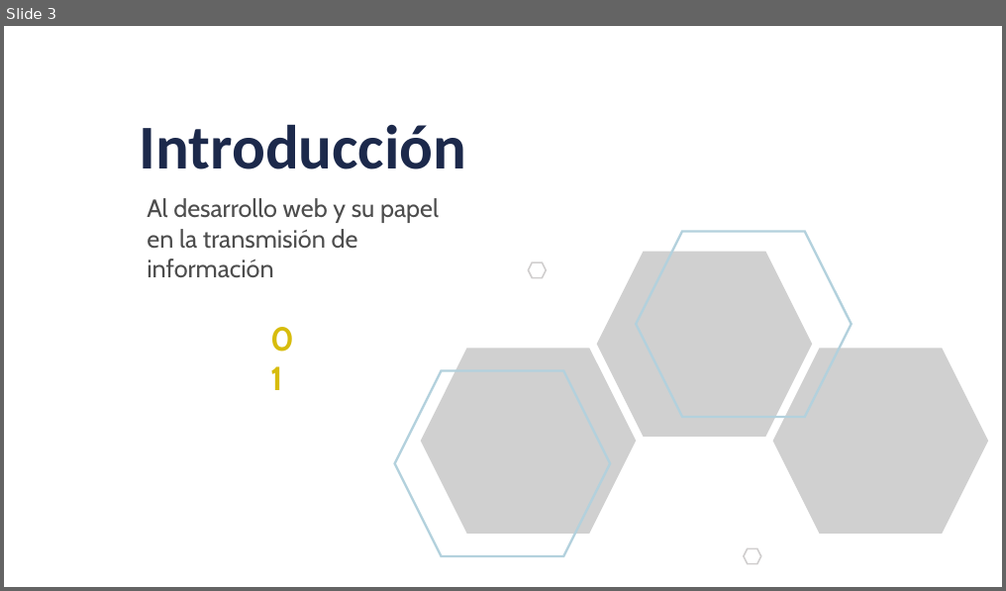
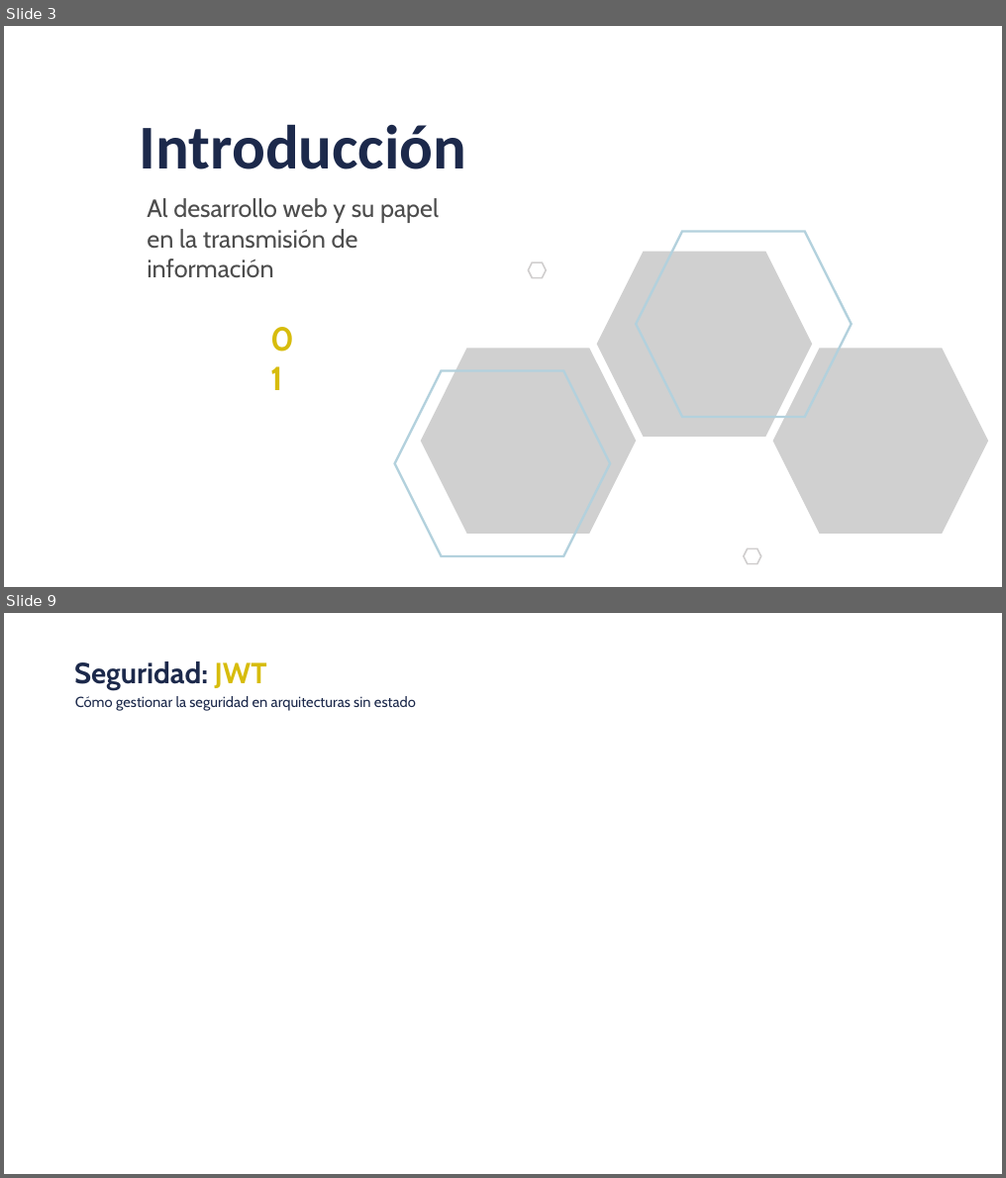
Before and after one commit to dqnid/uxcale-usal-front-presentation, a slide deck: AXPE_FRONT_TallerUSAL_.pptx. Shown one above the other, each under a label of ours: slide 3 before the commit, slides 3 and 9 after it; the slides between them are not shown. The pictures are 1006x591 and 1006x1178 pixels, drawn with LibreOffice and Linux fonts; fonts in the diff are those of the drawing; grey boxes stand for pictures; background and template pictures are left out. Boxes give left, top, right and bottom in pixels: in the first picture for what was removed or moved away, otherwise in the second. Text is boxed around its words. In the diff, an @@ line names an element or a change of style, - is before the commit and + after.

```diff
--- a/AXPE_FRONT_TallerUSAL_.pptx
+++ b/AXPE_FRONT_TallerUSAL_.pptx
@@ slide 9 added at (4,613,1002,1174), background #FFFFFF @@
@@ text added at (74,662,267,690), 28 pt, text #1C294B, bold @@
+Seguridad: JWT
@@ text added at (75,696,416,711), 14 pt, text #1C294B @@
+Cómo gestionar la seguridad en arquitecturas sin estado
```
Also in this commit, not shown: 4 slides changed, 2 other slides added, 1 slide removed, 13 other files.
